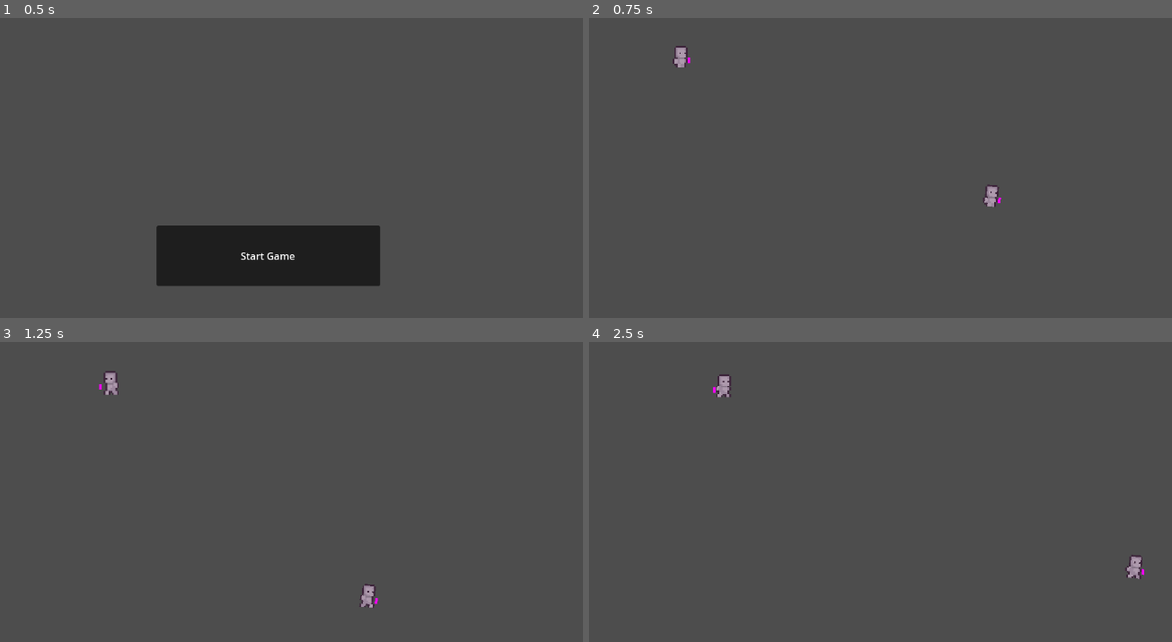
Above: before the commit, frames 1-4 (two rows, left to right).
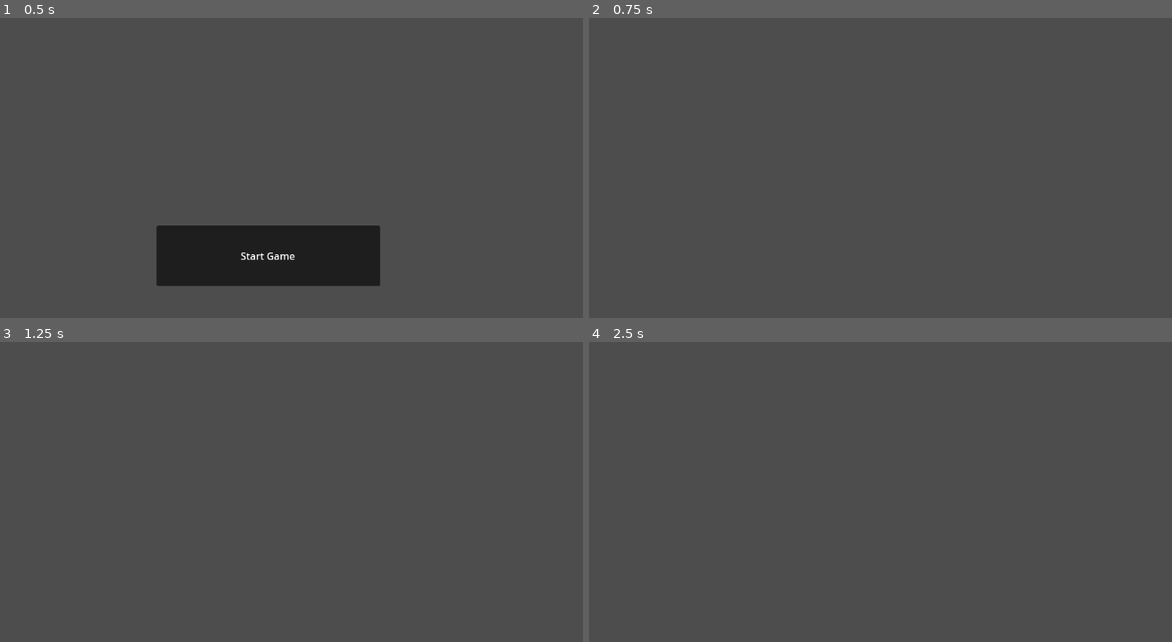
Above: after the commit, the same moments.

Repository: jus2tomate83/Godot2DGame
Game: Godot game, scene res://UI/Start/Start.tscn
Two runs of this game, one before a commit and one after it. Both use one fixed random seed, a clock stepped at 60 frames per second and the inputs below.
Inputs:
- Up to frame 1 (0.5 s): no input
- Up to frame 2 (0.75 s): click "Start Game" at 0.5 s
- Up to frame 3 (1.25 s): no input
- Up to frame 4 (2.5 s): hold D (droite) from 1.28 s (still down); tap Space (jump) at 1.52, 2.27 s

Frame 1 is identical in both runs. In frame 2, 0.3% of the frame differs, in the area x 14-71%, y 9-64%; in frame 3, 0.4%, in the area x 16-65%, y 9-89%; in frame 4, 0.4%.
Error before the commit: Invalid access to property or key 'position' on a base object of type 'null instance'. (res://Mob/Pnj/PnjPathFollow/CharacterFollower2D.gd:8)

Commit message:
grosse modifs
scene telephone retiré carre trop de problemes remplacé par une animation

Diff:
--- a/Mob/Pnj/PnjPathFollow/CharacterFollower2D.gd
+++ b/Mob/Pnj/PnjPathFollow/CharacterFollower2D.gd
@@ -3,9 +3,10 @@
 @export var runSpeed = 300
 var last_position
 var tel_pos_start
+var tel_pos_start_pos
 # Called when the node enters the scene tree for the first time.
 func _ready():
-	tel_pos_start = $Node2D/AnimatedSprite2D/Telephone.position[0]
+	tel_pos_start = get_node(".")
 
 # Called every frame. 'delta' is the elapsed time since the previous frame.
 func _process(delta):
--- a/Mob/Pnj/PnjSprite/Pnj.tscn
+++ b/Mob/Pnj/PnjSprite/Pnj.tscn
@@ -1,8 +1,7 @@
-[gd_scene load_steps=10 format=3 uid="uid://87xgskjsoi1p"]
+[gd_scene load_steps=9 format=3 uid="uid://87xgskjsoi1p"]
 
 [ext_resource type="Script" path="res://Mob/Pnj/PnjSprite/PNJ.gd" id="1_0wt4j"]
 [ext_resource type="Texture2D" uid="uid://dt5hynfiwogm8" path="res://Assets/Assets_Character/Pnj/Pnj/Sprites/Prototype/Prototype_Worksheet.png" id="2_6fpsq"]
-[ext_resource type="PackedScene" uid="uid://cj2brs1equcqf" path="res://Mob/Pnj/Telephone/Telephone.tscn" id="3_seejr"]
 
 [sub_resource type="AtlasTexture" id="AtlasTexture_w177s"]
 atlas = ExtResource("2_6fpsq")
@@ -37,7 +36,7 @@
 }],
 "loop": true,
 "name": &"Droite",
-"speed": 5.0
+"speed": 3.0
 }]
 
 [sub_resource type="RectangleShape2D" id="RectangleShape2D_g47na"]
@@ -51,11 +50,7 @@
 scale = Vector2(1.63, 1.63)
 sprite_frames = SubResource("SpriteFrames_dxvot")
 animation = &"Droite"
-
-[node name="Telephone" parent="AnimatedSprite2D" instance=ExtResource("3_seejr")]
-texture_filter = 1
-position = Vector2(4.89292, 2.80543)
-scale = Vector2(1.50552, 3.35259)
+frame_progress = 0.721987
 
 [node name="CollisionShape2D" type="CollisionShape2D" parent="."]
 position = Vector2(0, 7)
--- a/Mob/Pnj/Telephone/Telephone.tscn
+++ /dev/null
@@ -1,6 +0,0 @@
-[gd_scene load_steps=2 format=3 uid="uid://cj2brs1equcqf"]
-
-[sub_resource type="AnimatedTexture" id="AnimatedTexture_b7sxp"]
-
-[node name="Telephone" type="Sprite2D"]
-texture = SubResource("AnimatedTexture_b7sxp")
--- a/Monde/Pnj/PnjMonde.tscn
+++ b/Monde/Pnj/PnjMonde.tscn
@@ -1,40 +1,3 @@
-[gd_scene load_steps=5 format=3 uid="uid://qoejkjew43r4"]
-
-[ext_resource type="Script" path="res://Mob/Pnj/PnjPathFollow/CharacterFollower2D.gd" id="2_04cn2"]
-[ext_resource type="PackedScene" uid="uid://87xgskjsoi1p" path="res://Mob/Pnj/PnjSprite/Pnj.tscn" id="3_em2no"]
-[ext_resource type="PackedScene" uid="uid://bcgeppttxne2n" path="res://Mob/Pnj/PnjPathFollow/Pnj_PathFollow.tscn" id="3_t2u38"]
-
-[sub_resource type="Curve2D" id="Curve2D_r5amc"]
-_data = {
-"points": PackedVector2Array(0, 0, 0, 0, 863, 392, 0, 0, 0, 0, 767, 440, 0, 0, 0, 0, 751, 566, 0, 0, 0, 0, 1002, 588, 0, 0, 0, 0, 1075, 408, 0, 0, 0, 0, 792, 255)
-}
-point_count = 6
+[gd_scene format=3 uid="uid://qoejkjew43r4"]
 
 [node name="Node2D" type="Node2D"]
-
-[node name="Pnj" type="Node" parent="."]
-
-[node name="Path2D" type="Path2D" parent="Pnj"]
-texture_filter = 1
-position = Vector2(-6, -30)
-curve = SubResource("Curve2D_r5amc")
-
-[node name="CharacterFollower2D" type="PathFollow2D" parent="Pnj/Path2D"]
-position = Vector2(853.409, 396.795)
-rotation = 2.10135
-progress = 10.76
-rotates = false
-script = ExtResource("2_04cn2")
-
-[node name="Node2D" parent="Pnj/Path2D/CharacterFollower2D" instance=ExtResource("3_em2no")]
-position = Vector2(0.943479, 0.343032)
-rotation = 4.26384
-
-[node name="Pnj2" parent="." instance=ExtResource("3_t2u38")]
-
-[node name="CharacterFollower2D" parent="Pnj2/Path2D" index="0"]
-position = Vector2(281.167, 254.204)
-
-[editable path="Pnj/Path2D/CharacterFollower2D/Node2D"]
-[editable path="Pnj2"]
-[editable path="Pnj2/Path2D/CharacterFollower2D/Pnj"]
Binary file changed: Assets/Assets_Character/Pnj/Pnj/Sprites/Prototype/Prototype_Worksheet.png
